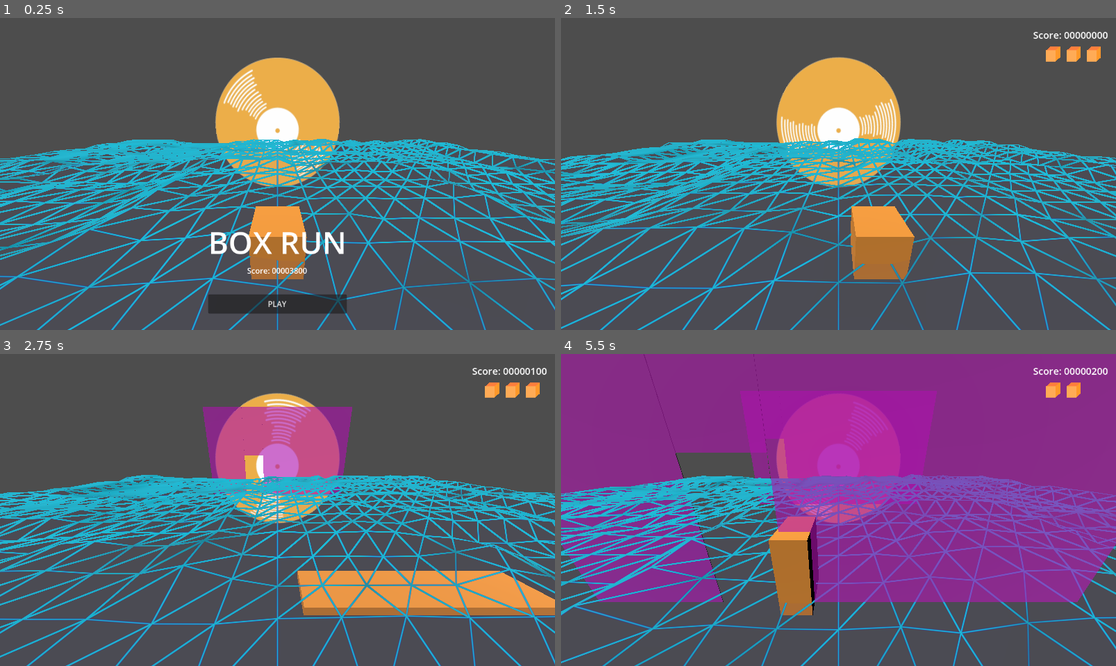
Above: before the commit, frames 1-4 (two rows, left to right).
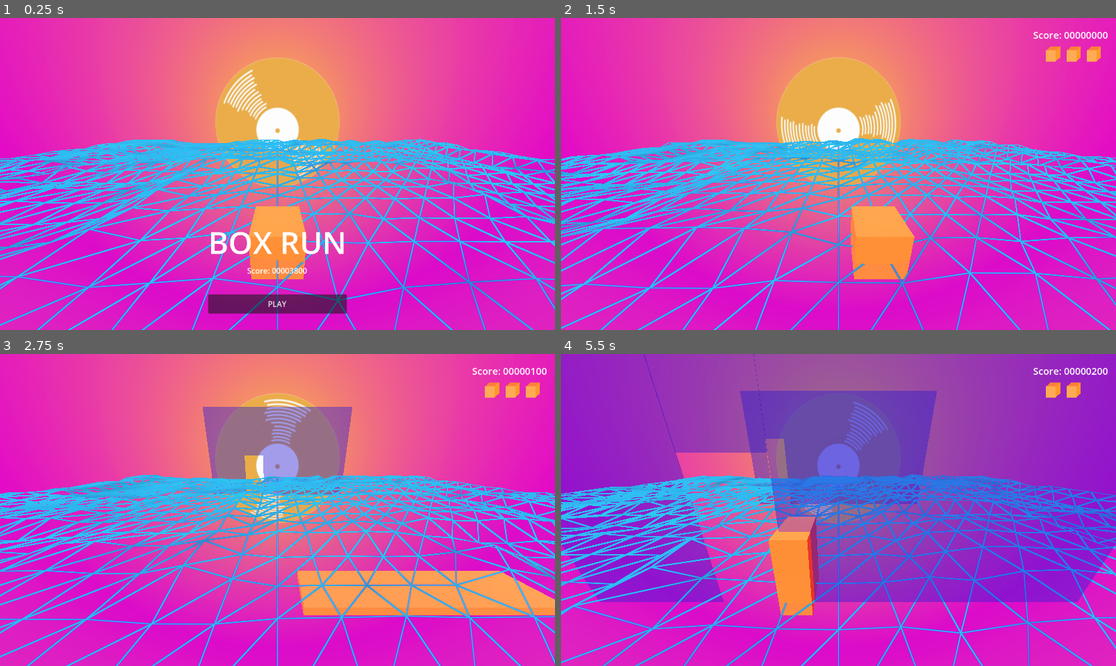
Above: after the commit, the same moments.

Repository: gabriellebrand/Neon-Strech
Game: Godot game, scene res://Scenes/GameLoop.tscn
Same seed, same stepped clock (60 frames per second), same inputs: the game is played once before the commit and once after it.
Inputs:
- Up to frame 1 (0.25 s): no input
- Up to frame 2 (1.5 s): click "PLAY" at 0.5 s; hold D (move_right) from 1.28 s (still down)
- Up to frame 3 (2.75 s): release D (move_right) at 2.03 s; hold S (stretch_down) from 2.03 s (still down)
- Up to frame 4 (5.5 s): release S (stretch_down) at 2.78 s; hold D (move_right) 2.78-3.53 s; hold W (stretch_up) 3.53-4.28 s; hold A (move_left) from 4.28 s (still down)

The runs differ from the first frame. In frame 1, 93% of the frame differs, in the area x 0-100%, y 0-100%; in frame 2, 93%; in frame 3, 94%; in frame 4, 99%.

Commit message:
psychodely

Diff:
--- a/GameJam/Scenes/Level.tscn
+++ b/GameJam/Scenes/Level.tscn
@@ -27,6 +27,30 @@
 subdivide_width = 33
 subdivide_depth = 33
 
+[sub_resource type="Gradient" id="Gradient_3snbp"]
+offsets = PackedFloat32Array(0, 0.662, 1)
+colors = PackedColorArray(0.984314, 0.831373, 0.4, 1, 0.895569, 0.0740891, 0.785841, 1, 0.992157, 0.74902, 0.254902, 1)
+
+[sub_resource type="GradientTexture2D" id="GradientTexture2D_0udgo"]
+gradient = SubResource("Gradient_3snbp")
+fill_from = Vector2(1, 0.994595)
+repeat = 1
+
+[sub_resource type="PanoramaSkyMaterial" id="PanoramaSkyMaterial_d0kw7"]
+panorama = SubResource("GradientTexture2D_0udgo")
+
+[sub_resource type="Sky" id="Sky_1y4hb"]
+sky_material = SubResource("PanoramaSkyMaterial_d0kw7")
+
+[sub_resource type="Environment" id="Environment_ctuod"]
+background_mode = 2
+sky = SubResource("Sky_1y4hb")
+sky_rotation = Vector3(-3.14159, 1.5708, -1.5708)
+glow_enabled = true
+glow_normalized = true
+glow_blend_mode = 0
+adjustment_enabled = true
+
 [node name="Level" type="Node3D"]
 script = ExtResource("1_8pt3u")
 
@@ -53,4 +77,7 @@
 transform = Transform3D(1.3, 0, 0, 0, 1.3, 0, 0, 0, 1.3, 0, 2.04004, -11)
 texture = ExtResource("4_apl4r")
 
+[node name="WorldEnvironment" type="WorldEnvironment" parent="."]
+environment = SubResource("Environment_ctuod")
+
 [connection signal="timeout" from="WallSpawnTimer" to="." method="_on_timer_timeout"]
--- a/GameJam/Scenes/WallPartMesh.tscn
+++ b/GameJam/Scenes/WallPartMesh.tscn
@@ -4,7 +4,7 @@
 
 [sub_resource type="StandardMaterial3D" id="StandardMaterial3D_0pxr1"]
 transparency = 1
-albedo_color = Color(1, 0, 1, 0.611765)
+albedo_color = Color(0, 0, 1, 0.427451)
 
 [sub_resource type="BoxMesh" id="BoxMesh_lagoo"]
 material = SubResource("StandardMaterial3D_0pxr1")
Not shown: 1 places in GameJam/Scenes/Level.tscn that only renumber resources
